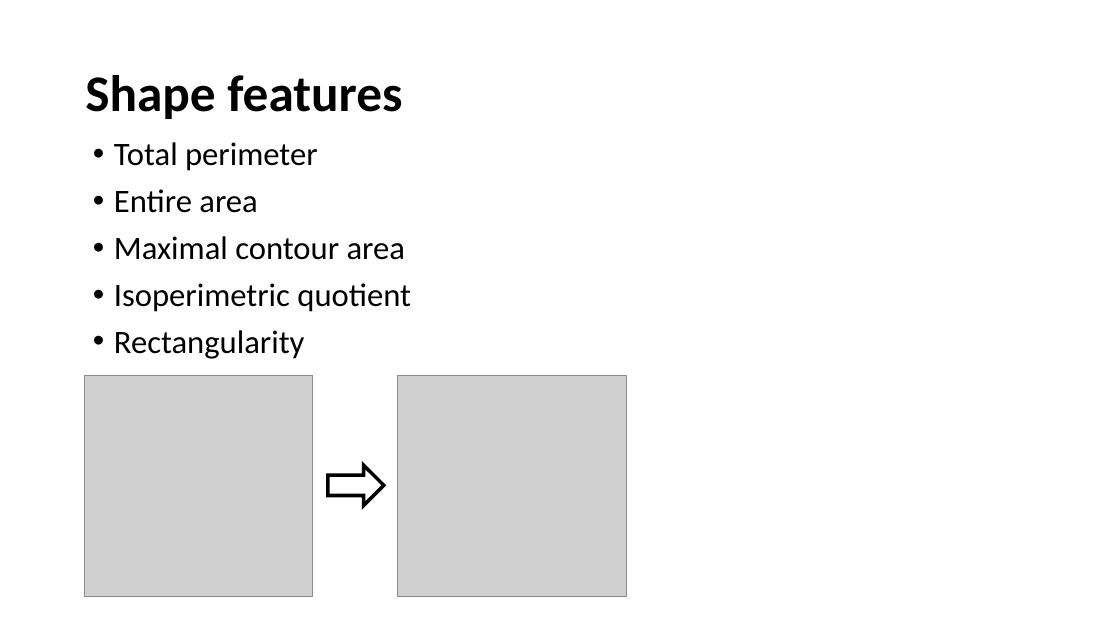
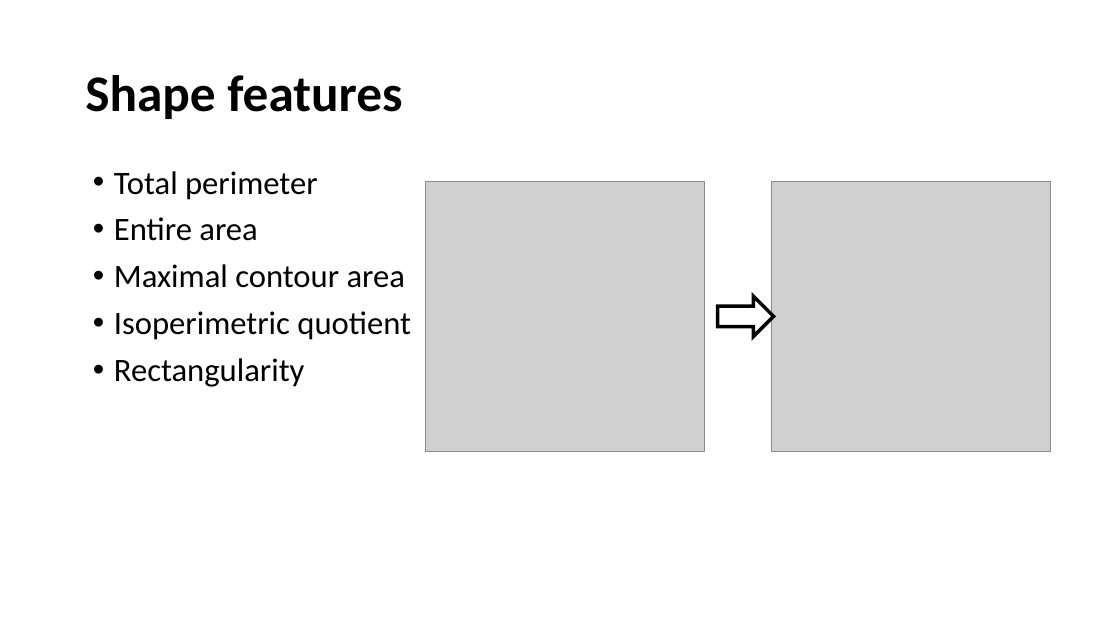
Before and after one commit to Anacriel/plant_seed_classification, a slide deck: slide 8 of reports/paper/word_version/Jakovlev_Presentation_TELECCON_2019.pptx. Drawn at 1120x630 pixels with LibreOffice and Linux fonts; fonts in the diff are those of the drawing; grey boxes stand for pictures. Boxes give left, top, right and bottom in pixels: in the first picture for what was removed or moved away, otherwise in the second. Text is boxed around its words. In the diff, an @@ line names an element or a change of style, - is before the commit and + after.

```diff
--- a/reports/paper/word_version/Jakovlev_Presentation_TELECCON_2019.pptx
+++ b/reports/paper/word_version/Jakovlev_Presentation_TELECCON_2019.pptx
@@ text "Total perimeter": place and size @@
-text "Total perimeter" at box(114, 142, 411, 359)
+text "Total perimeter" at box(114, 171, 411, 387)
@@ picture: place and size @@
-picture at box(85, 376, 313, 597)
+picture at box(425, 181, 705, 451)
@@ picture: place and size @@
-picture at box(398, 376, 627, 597)
+picture at box(771, 181, 1051, 451)
@@ right arrow: place and size @@
-right arrow at box(328, 465, 384, 506)
+right arrow at box(718, 296, 774, 336)
```
Also in this commit, not shown: 2 other slides changed, 1 slide added, 1 other file.
